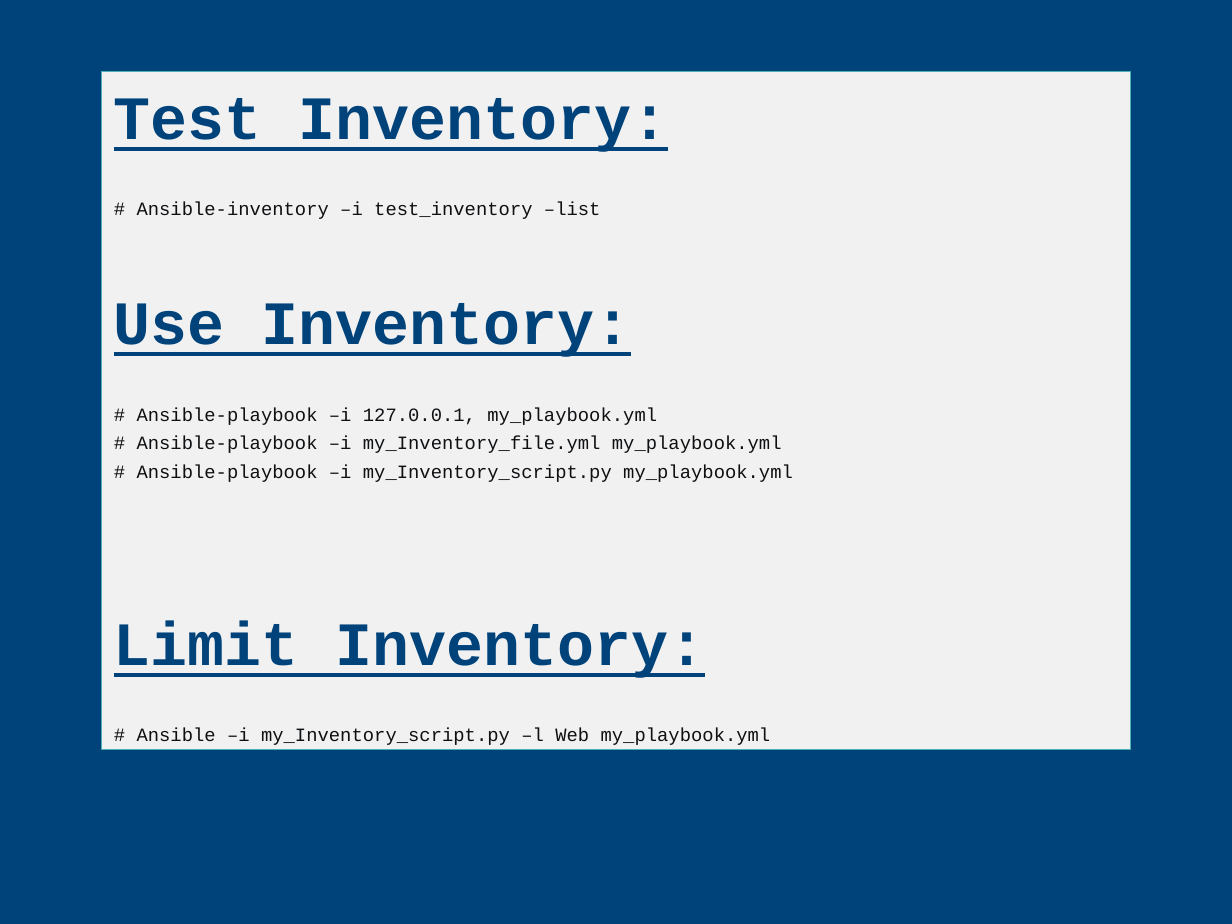
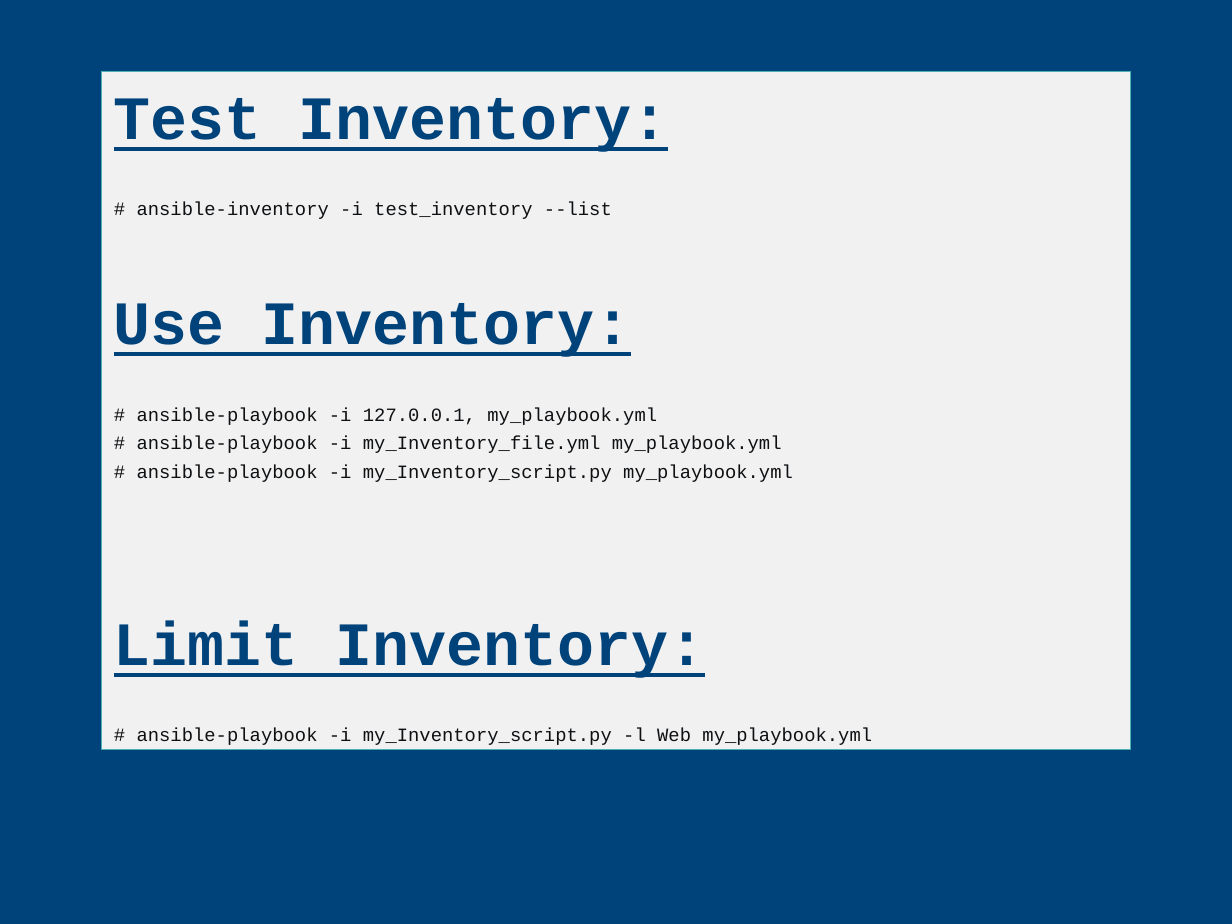
Before and after one commit to CCoupel/ansible-training, a slide deck: slide 29 of Ansible Training.pptx. Drawn at 1232x924 pixels with LibreOffice and Linux fonts; fonts in the diff are those of the drawing; background and template pictures are left out. Boxes give left, top, right and bottom in pixels: in the first picture for what was removed or moved away, otherwise in the second. Text is boxed around its words. In the diff, an @@ line names an element or a change of style, - is before the commit and + after.

```diff
--- a/Ansible Training.pptx
+++ b/Ansible Training.pptx
@@ text in freeform shape at bbox=[137, 202, 612, 219]: text changed @@
-# Ansible-inventory –i test_inventory –list
+# ansible-inventory -i test_inventory --list
@@ text in freeform shape at bbox=[137, 408, 793, 482]: text changed @@
-# Ansible-playbook –i 127.0.0.1, my_playbook.yml
-# Ansible-playbook –i my_Inventory_file.yml my_playbook.yml
-# Ansible-playbook –i my_Inventory_script.py my_playbook.yml
+# ansible-playbook -i 127.0.0.1, my_playbook.yml
+# ansible-playbook -i my_Inventory_file.yml my_playbook.yml
+# ansible-playbook -i my_Inventory_script.py my_playbook.yml
@@ text in freeform shape at bbox=[137, 728, 872, 745]: text changed @@
-# Ansible –i my_Inventory_script.py –l Web my_playbook.yml
+# ansible-playbook -i my_Inventory_script.py -l Web my_playbook.yml
```
Also in this commit, not shown: 48 other slides changed.
